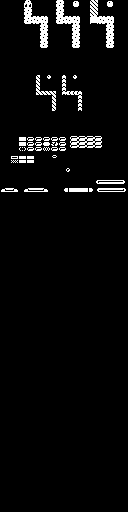
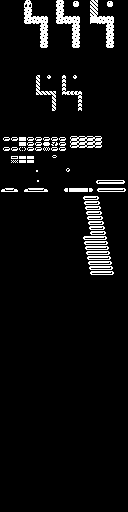
Revision of a layered 128x512 image; what changed, layer by layer:
painted on "Background" over [3, 137, 114, 275]
